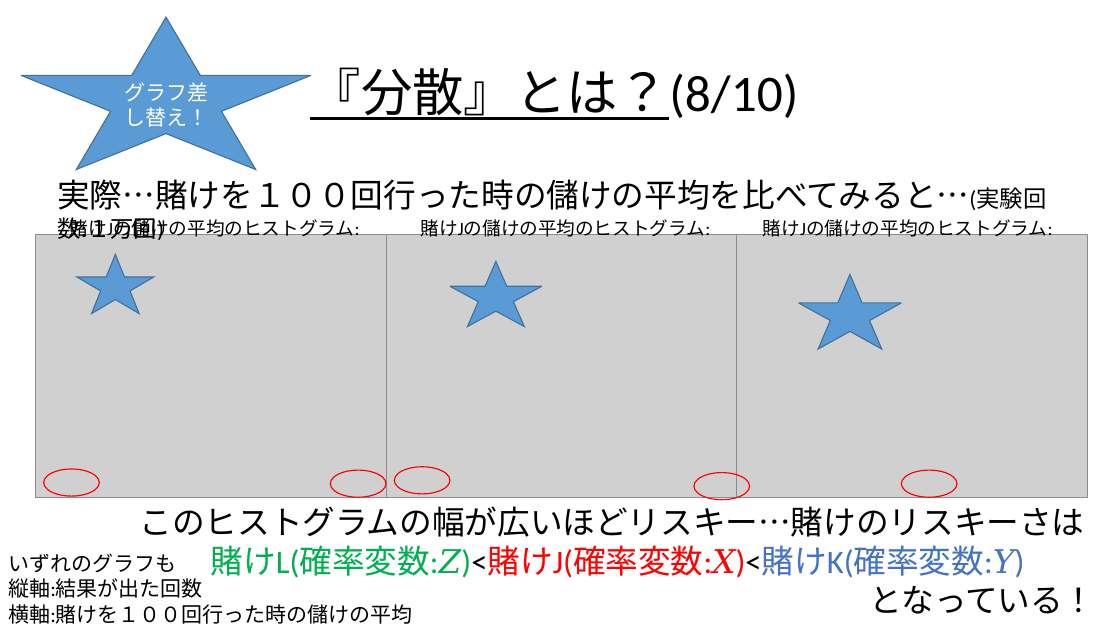
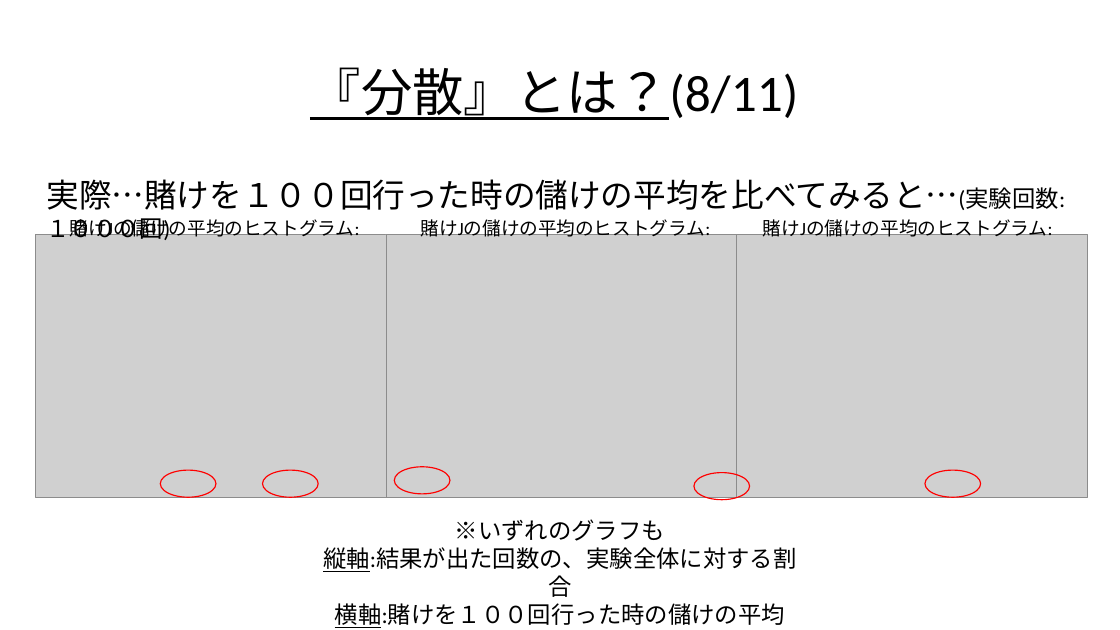
Before and after one commit to Ryo-KATAYAMA/Senior_Project, a slide deck: slide 112 of Chapter4_1.pptx. Drawn at 1120x630 pixels with LibreOffice and Linux fonts; fonts in the diff are those of the drawing; grey boxes stand for pictures. Boxes give left, top, right and bottom in pixels: in the first picture for what was removed or moved away, otherwise in the second. Text is boxed around its words. In the diff, an @@ line names an element or a change of style, - is before the commit and + after.

Commit message:
グラフ一部差し換え、レイアウト一部修正

```diff
--- a/Chapter4_1.pptx
+++ b/Chapter4_1.pptx
@@ star removed at (x1=21, y1=17, x2=311, y2=169) @@
-グラフ差し替え！
@@ title at (x1=310, y1=67, x2=799, y2=120): text changed @@
-『分散』とは？(8/10)
+『分散』とは？(8/11)
@@ text at (x1=46, y1=179, x2=1065, y2=210): text changed @@
-実際…賭けを１００回行った時の儲けの平均を比べてみると…(実験回数:１万回)
+実際…賭けを１００回行った時の儲けの平均を比べてみると…(実験回数:１０００回)
@@ star removed at (x1=77, y1=255, x2=154, y2=313) @@
@@ star removed at (x1=450, y1=261, x2=542, y2=326) @@
@@ star removed at (x1=799, y1=275, x2=902, y2=350) @@
@@ ellipse moved from (x1=44, y1=469, x2=99, y2=496) to (x1=160, y1=471, x2=216, y2=497) @@
@@ ellipse moved from (x1=330, y1=471, x2=386, y2=497) to (x1=263, y1=471, x2=318, y2=497) @@
@@ ellipse moved from (x1=902, y1=471, x2=957, y2=497) to (x1=925, y1=471, x2=981, y2=497) @@
@@ text removed at (x1=140, y1=500, x2=1096, y2=614) @@
-このヒストグラムの幅が広いほどリスキー…賭けのリスキーさは
-賭けL(確率変数:𝑍)<賭けJ(確率変数:𝑋)<賭けK(確率変数:𝑌)
-となっている！
@@ text "※いずれのグラフも" moved from (x1=8, y1=553, x2=413, y2=624) to (x1=323, y1=519, x2=797, y2=628) @@
@@ text at (x1=323, y1=519, x2=797, y2=597): text changed; size 18 to 20 pt @@
-いずれのグラフも
-縦軸:結果が出た回数
+※いずれのグラフも
+縦軸:結果が出た回数の、実験全体に対する割合
@@ text at (x1=335, y1=603, x2=785, y2=628): size 18 to 20 pt, underline on in "横軸:賭けを１００回行った時の儲けの平均"; alignment left to centre @@
```
Also in this commit, not shown: 13 other slides changed, 1 slide added.
